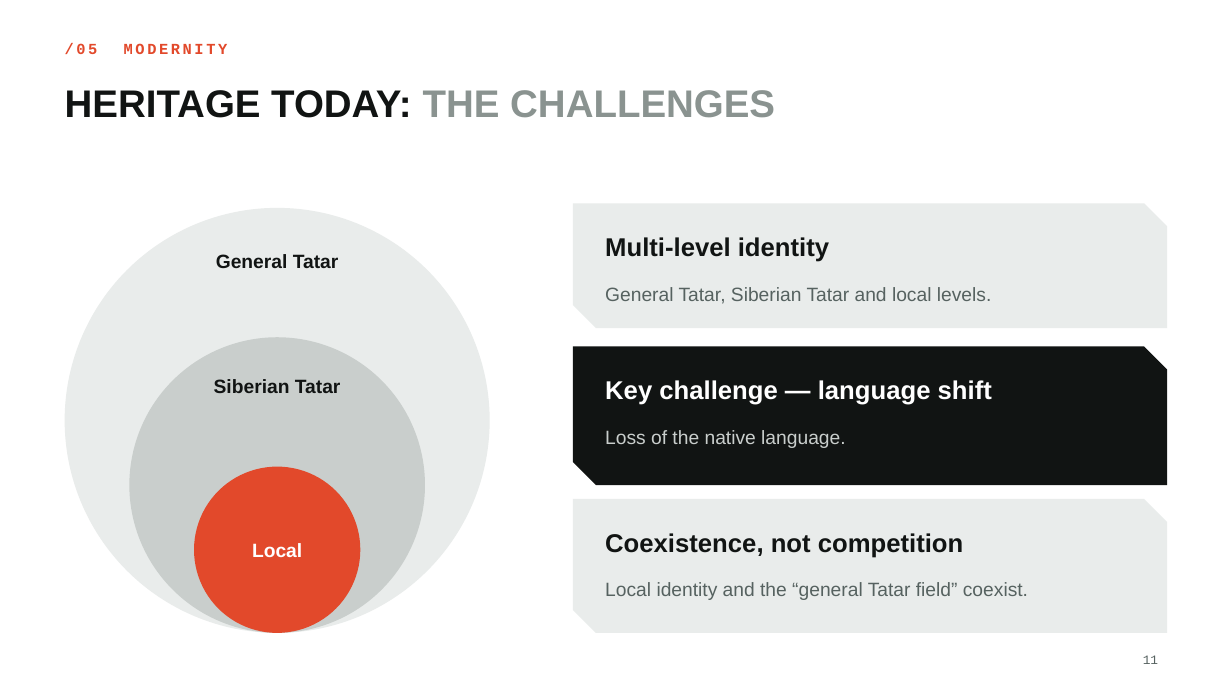
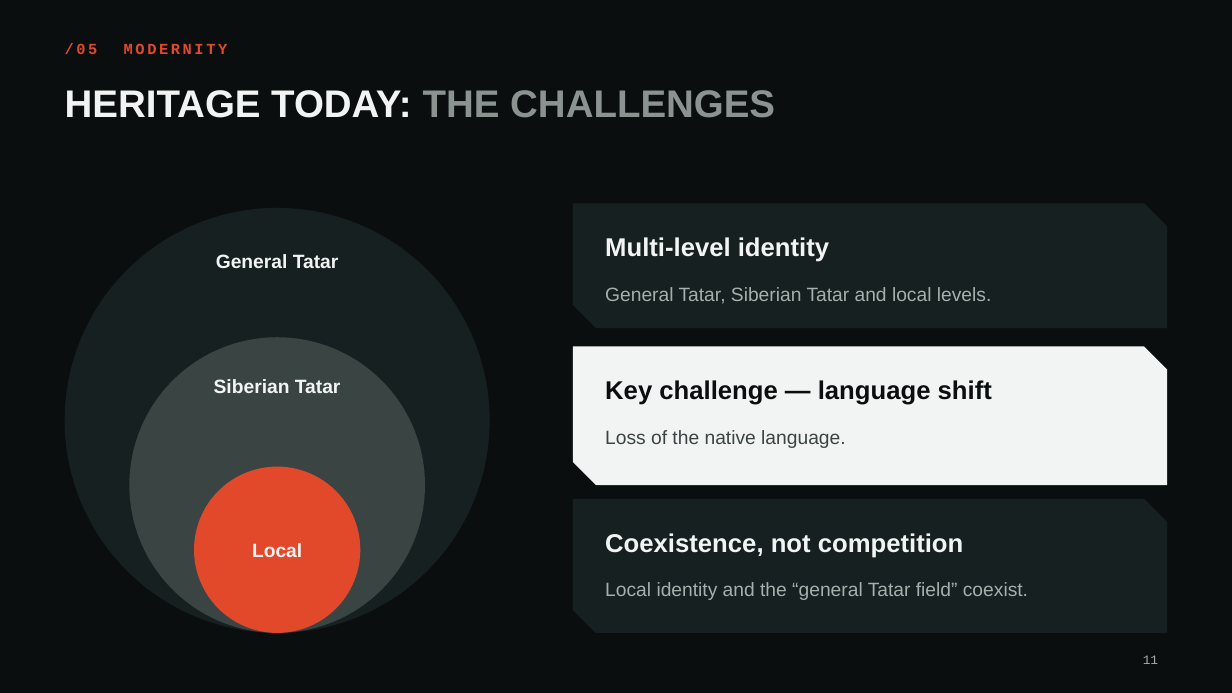
Before and after one commit to sgfsd/trading-bot, a slide deck: slide 11 of presentation/Siberian_Tatars_EN.pptx. Drawn at 1232x693 pixels with LibreOffice and Linux fonts; fonts in the diff are those of the drawing; background and template pictures are left out. Boxes give left, top, right and bottom in pixels: in the first picture for what was removed or moved away, otherwise in the second. Text is boxed around its words. In the diff, an @@ line names an element or a change of style, - is before the commit and + after.

```diff
--- a/presentation/Siberian_Tatars_EN.pptx
+++ b/presentation/Siberian_Tatars_EN.pptx
@@ background #FFFFFF to picture (left out) @@
@@ title "HERITAGE TODAY: THE CHALLENGES" at box(65, 90, 775, 118): text colour #111413 to #F2F4F3 in "HERITAGE TODAY:" @@
@@ ellipse at box(129, 337, 425, 633): fill #C9CECC to #3A4543 @@
@@ freeform shape at box(573, 347, 1167, 485): fill #111413 to #F2F4F3 @@
@@ text "Key challenge — language shift" at box(605, 380, 992, 405): text colour #FFFFFF to #0A0E0E @@
@@ text "Loss of the native language." at box(605, 430, 845, 448): text colour #C9CECC to #3A4543 @@
@@ text "Local" at box(252, 543, 302, 557): text colour #FFFFFF to #F2F4F3 @@
@@ fill #E9ECEB to #172020 in 3 elements at box(65, 208, 490, 633), box(573, 203, 1167, 328), box(573, 499, 1167, 633) @@
@@ text colour #111413 to #F2F4F3 in 4 elements at box(216, 254, 339, 268), box(214, 379, 341, 393), box(605, 237, 829, 262), box(605, 533, 964, 558) @@
@@ text colour #566260 to #A5AFAC in 3 elements at box(605, 287, 991, 304), box(605, 582, 1028, 600), box(1143, 655, 1158, 664) @@
```
Also in this commit, not shown: 12 other slides changed, 1 other file.
